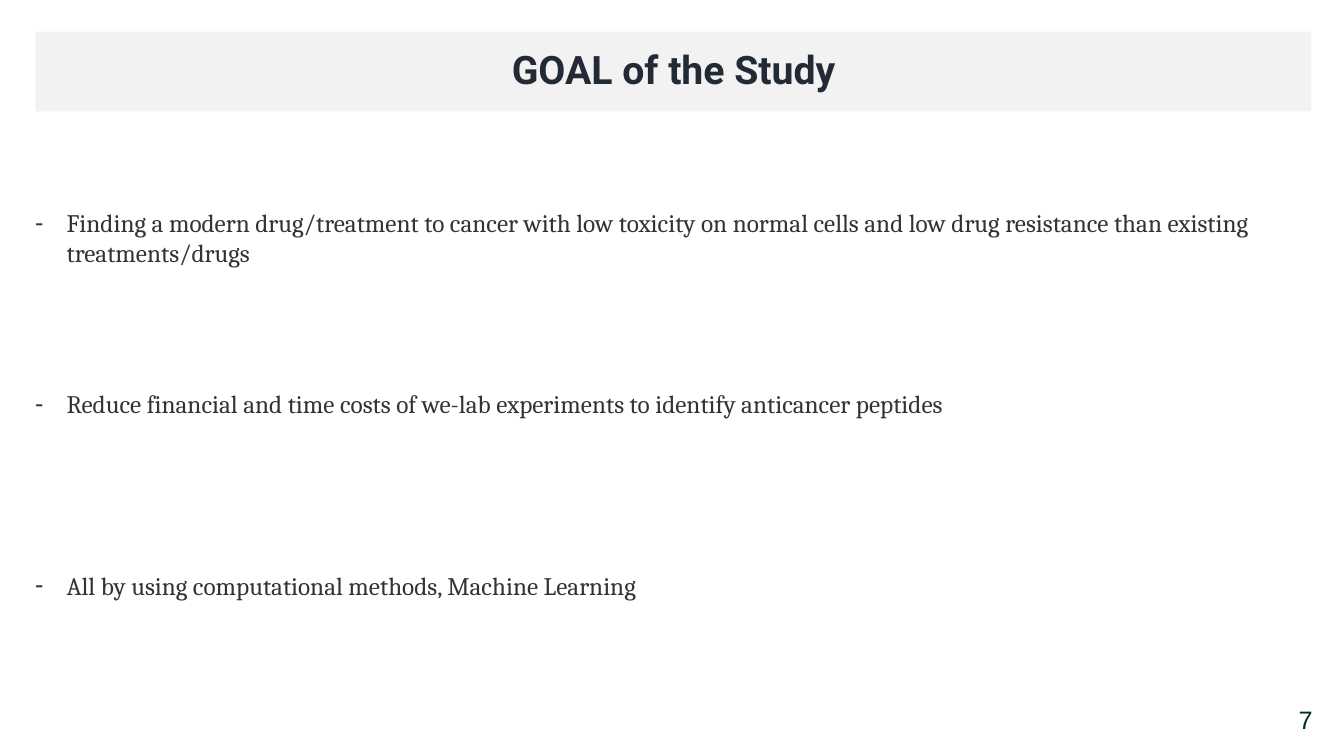
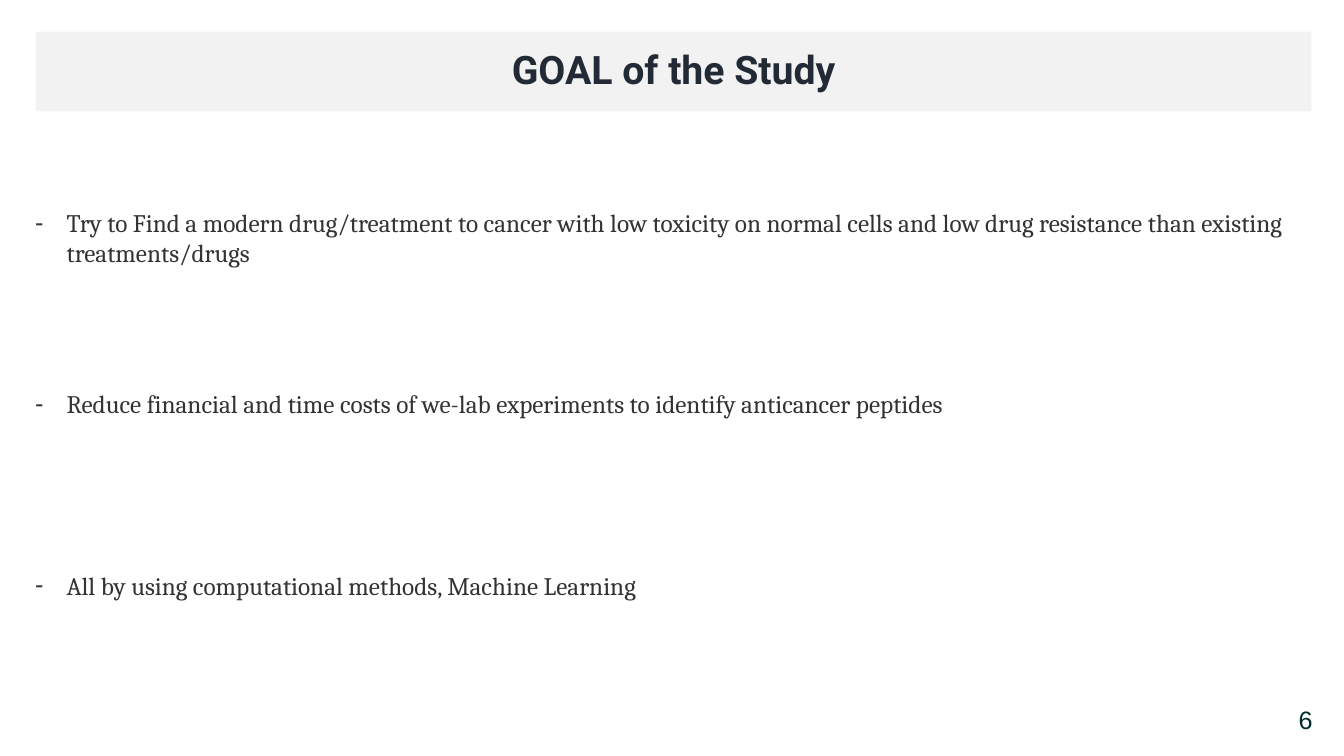
Before and after one commit to mtzynb/MyThesis, a slide deck: slide 8 of ThesisPresentation/thesis_presentation_26012022_Winter.pptx (slide 9 before the commit). Drawn at 1344x756 pixels with LibreOffice and Linux fonts; fonts in the diff are those of the drawing. Boxes give left, top, right and bottom in pixels: in the first picture for what was removed or moved away, otherwise in the second. Text is boxed around its words. In the diff, an @@ line names an element or a change of style, - is before the commit and + after.

```diff
--- a/ThesisPresentation/thesis_presentation_26012022_Winter.pptx
+++ b/ThesisPresentation/thesis_presentation_26012022_Winter.pptx
@@ text at <box>67,214,1282,268</box>: text changed @@
-– Finding a modern drug/treatment to cancer with low toxicity on normal cells and low drug resistance than existing treatments/drugs
+– Try to Find a modern drug/treatment to cancer with low toxicity on normal cells and low drug resistance than existing treatments/drugs
@@ text at <box>1299,711,1313,730</box>: text changed @@
-7
+6
```
Also in this commit, not shown: 29 other slides changed, 1 slide removed.
